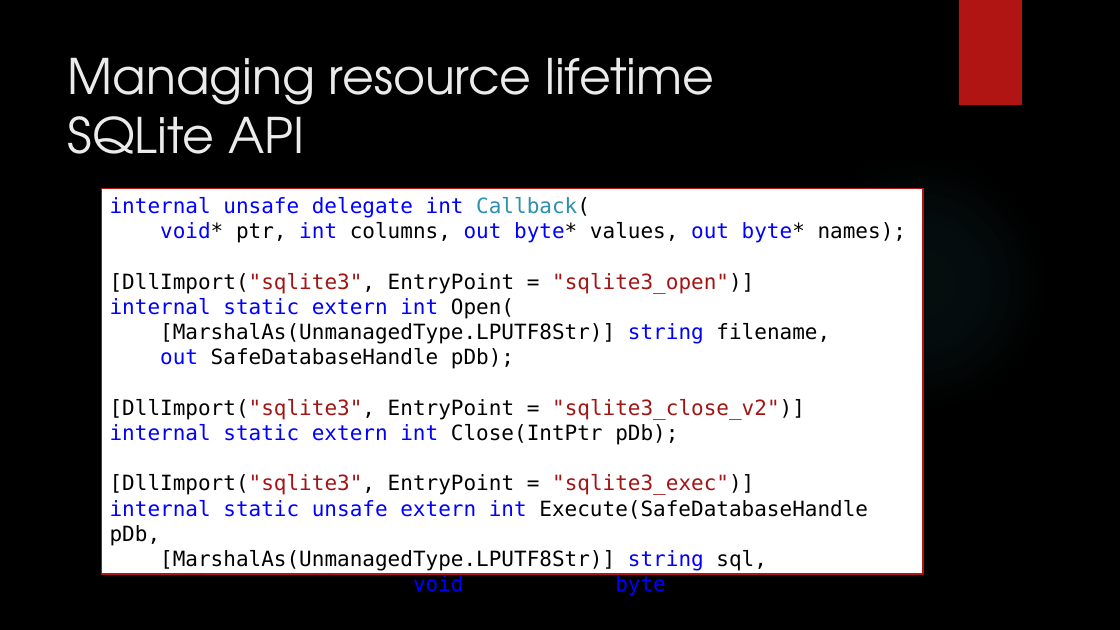
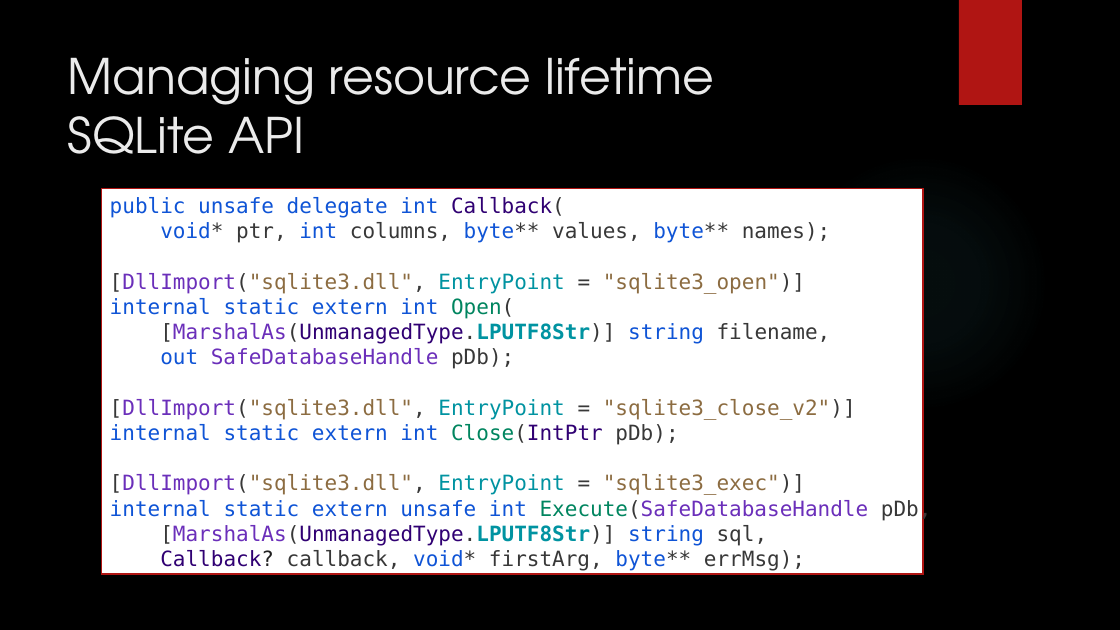
Before and after one commit to dennisdietrich/UnsafeCSharp, a slide deck: slide 28 of doc/Introduction to unsafe C#.pptx (slide 23 before the commit). Drawn at 1120x630 pixels with LibreOffice and Linux fonts; fonts in the diff are those of the drawing; background and template pictures are left out. Boxes give left, top, right and bottom in pixels: in the first picture for what was removed or moved away, otherwise in the second. Text is boxed around its words. In the diff, an @@ line names an element or a change of style, - is before the commit and + after.

```diff
--- a/doc/Introduction to unsafe C#.pptx
+++ b/doc/Introduction to unsafe C#.pptx
@@ text in rectangle at bbox=[110, 197, 830, 319]: text changed; text colour #0000FF to #0F54D6 @@
-internal unsafe delegate int Callback(
-void* ptr, int columns, out byte* values, out byte* names);
-[DllImport("sqlite3", EntryPoint = "sqlite3_open")]
-internal static extern int Open(
+public unsafe delegate int Callback(
+void* ptr, int columns, byte** values, byte** names);
+[DllImport("sqlite3.dll", EntryPoint = "sqlite3_open")]
+internal static extern int Open(
@@ text in rectangle at bbox=[160, 323, 831, 571]: text colour #000000 to #383838 in "[MarshalAs(UnmanagedType.LPUTF8Str)] filename,", "[MarshalAs(UnmanagedType.LPUTF8Str)] sql,", "callback, void* firstArg, byte** errMsg);"; text colour #000000 to #6B2FBA, text colour #000000 to #0093A1, bold on in "[MarshalAs(UnmanagedType.LPUTF8Str)]", "[MarshalAs(UnmanagedType.LPUTF8Str)]"; text colour #000000 to #300073 in "[MarshalAs(UnmanagedType.LPUTF8Str)]", "[MarshalAs(UnmanagedType.LPUTF8Str)]", "Callback?"; text colour #0000FF to #0F54D6 in "string", "string", "void* byte**"; text colour #000000 to #202020 in "Callback?" @@
@@ text in rectangle at bbox=[110, 348, 932, 521]: text changed; text colour #000000 to #8C6C41 @@
-out SafeDatabaseHandle pDb);
-[DllImport("sqlite3", EntryPoint = "sqlite3_close_v2")]
-internal static extern int Close(IntPtr pDb);
-[DllImport("sqlite3", EntryPoint = "sqlite3_exec")]
-internal static unsafe extern int Execute(SafeDatabaseHandle pDb,
+out SafeDatabaseHandle pDb);
+[DllImport("sqlite3.dll", EntryPoint = "sqlite3_close_v2")]
+internal static extern int Close(IntPtr pDb);
+[DllImport("sqlite3.dll", EntryPoint = "sqlite3_exec")]
+internal static extern unsafe int Execute(SafeDatabaseHandle pDb,
```
Also in this commit, not shown: 21 other slides changed, 7 slides added, 6 other files.
